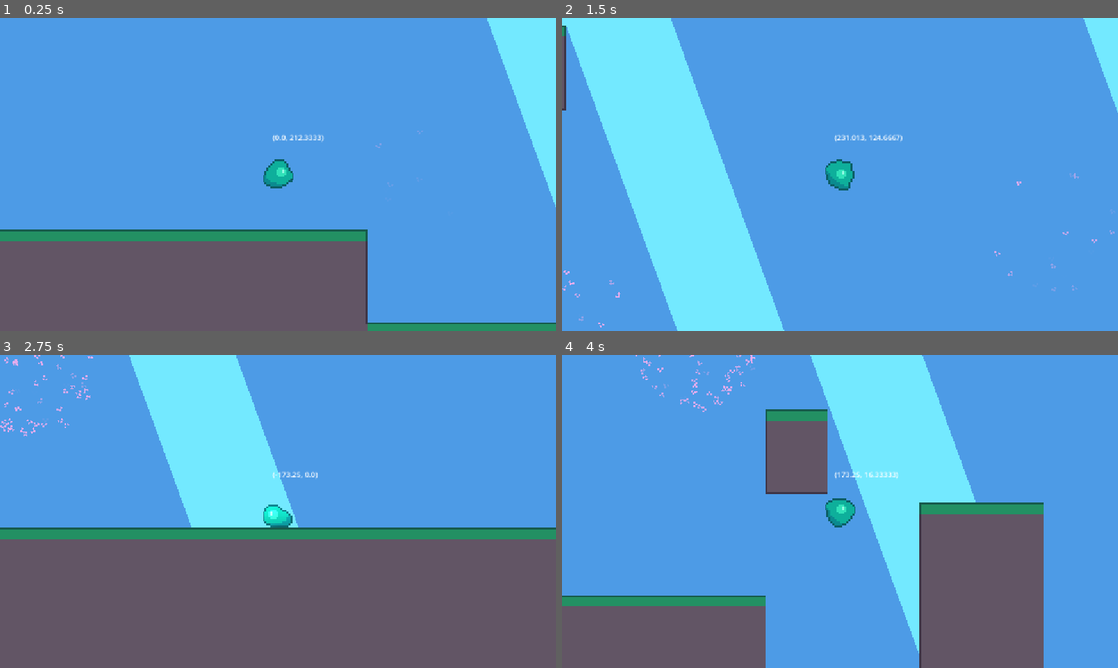
Above: before the commit, frames 1-4 (two rows, left to right).
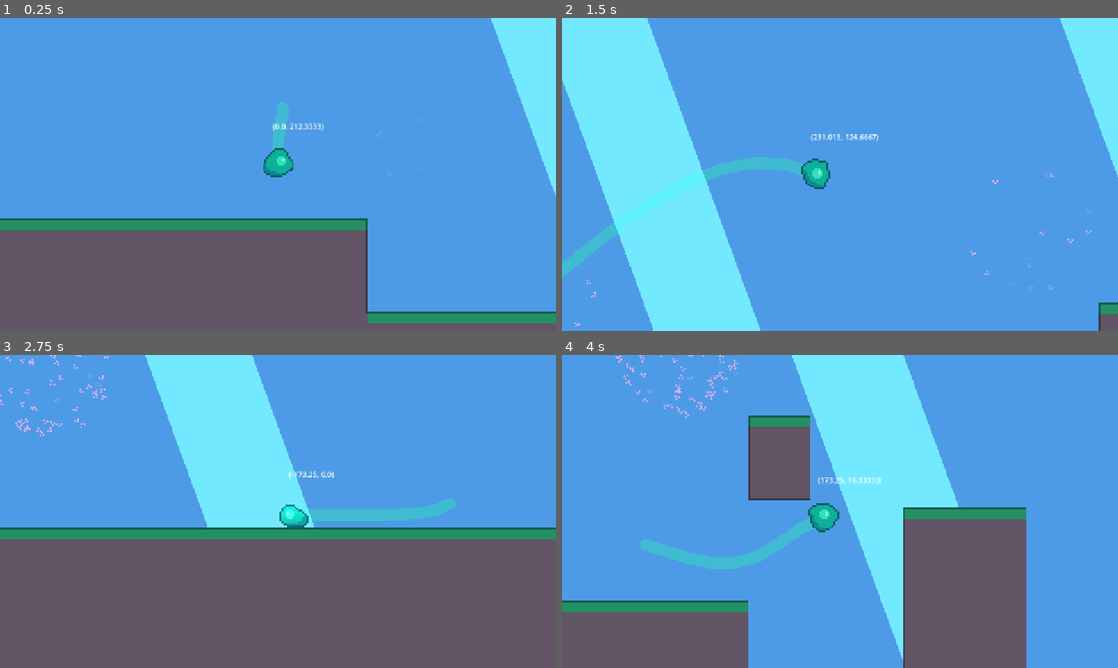
Above: after the commit, the same moments.

Repository: appellatebaton0/twolette
Game: Godot game, scene res://main.tscn
Same seed, same stepped clock (60 frames per second), same inputs: the game is played once before the commit and once after it.
Inputs:
- Up to frame 1 (0.25 s): no input
- Up to frame 2 (1.5 s): tap Enter at 0.5 s; hold D (Right) from 0.53 s (still down); tap W (Jump) at 0.77 s
- Up to frame 3 (2.75 s): tap W (Jump) at 1.52 s; release D (Right) at 2.03 s; hold A (Left) from 2.03 s (still down)
- Up to frame 4 (4 s): release A (Left) at 2.78 s; hold D (Right) from 2.78 s (still down); tap W (Jump) at 3.02, 3.77 s

The runs differ from the first frame. In frame 1, 8.4% of the frame differs, in the area x 0-100%, y 0-100%; in frame 2, 12%; in frame 3, 5.1%; in frame 4, 15%, in the area x 0-87%, y 0-100%.

Commit message:
Day 2
at school work

Diff:
--- a/main.tscn
+++ b/main.tscn
@@ -1,21 +1,41 @@
-[gd_scene load_steps=4 format=4 uid="uid://085gn2amoyh8"]
+[gd_scene load_steps=8 format=4 uid="uid://085gn2amoyh8"]
 
 [ext_resource type="PackedScene" uid="uid://cjaq5y7dlj10c" path="res://scene/player.tscn" id="1_0xm2m"]
+[ext_resource type="Script" uid="uid://dfvc7yahe4ime" path="res://script/main.gd" id="1_272bh"]
 [ext_resource type="PackedScene" uid="uid://b2k17ivlhkksm" path="res://scene/velocity_cloud.tscn" id="2_1bvp3"]
 [ext_resource type="TileSet" uid="uid://r1jccq8or4vo" path="res://asset/tileset.tres" id="2_h2yge"]
+[ext_resource type="Script" uid="uid://dr21akxfioqwx" path="res://script/camera.gd" id="3_1bvp3"]
+[ext_resource type="Script" uid="uid://hakclvnpo301" path="res://script/trail.gd" id="3_lquwl"]
+[ext_resource type="PackedScene" uid="uid://dhtbdt367q8jn" path="res://scene/particles/land.tscn" id="6_7mycd"]
 
 [node name="Main" type="Node2D"]
+script = ExtResource("1_272bh")
 
 [node name="TileMapLayer2" type="TileMapLayer" parent="."]
 texture_filter = 1
 tile_map_data = PackedByteArray("AADM/9L/AQAAAAQAAADM/9P/AQAAAAQAAADM/9T/AQAAAAQAAADM/9X/AQAAAAQAAADM/9b/AQAAAAQAAADM/9 …(112816 unchanged characters)…
 tile_set = ExtResource("2_h2yge")
 
+[node name="Trail" type="Line2D" parent="." node_paths=PackedStringArray("followee")]
+position = Vector2(-94, -69)
+points = PackedVector2Array(1, -20)
+width = 6.0
+default_color = Color(0.192157, 0.882353, 0.72549, 0.454902)
+joint_mode = 2
+end_cap_mode = 2
+script = ExtResource("3_lquwl")
+followee = NodePath("../Player")
+trail_segments = 8
+lerp_weight = 0.2
+
 [node name="Player" parent="." instance=ExtResource("1_0xm2m")]
 position = Vector2(-94, -69)
 
-[node name="Camera2D" type="Camera2D" parent="Player"]
+[node name="Camera2D" type="Camera2D" parent="." node_paths=PackedStringArray("player")]
+position = Vector2(-94, -69)
 zoom = Vector2(4, 4)
+script = ExtResource("3_1bvp3")
+player = NodePath("../Player")
 
 [node name="TileMapLayer" type="TileMapLayer" parent="."]
 texture_filter = 1
@@ -25,10 +45,11 @@
 [node name="VelocityCloud2" parent="." instance=ExtResource("2_1bvp3")]
 position = Vector2(237, -95)
 DELAY = 0.0
-velocity_multiplier = 1.05
+velocity_multiplier = 3.0
+max_velocity = Vector2(2000, 2000)
 
 [node name="VelocityCloud3" parent="." instance=ExtResource("2_1bvp3")]
-position = Vector2(169, -266)
+position = Vector2(155, -270)
 DELAY = 0.0
 velocity_multiplier = 1.05
 
@@ -47,3 +68,7 @@
 energy = 0.5
 shadow_enabled = true
 height = 0.4
+max_distance = 16384.0
+
+[node name="GPUParticles2D" parent="." instance=ExtResource("6_7mycd")]
+position = Vector2(64, 25)
--- /dev/null
+++ b/scene/particles/land.tscn
@@ -0,0 +1,42 @@
+[gd_scene load_steps=7 format=3 uid="uid://dhtbdt367q8jn"]
+
+[ext_resource type="Script" uid="uid://dotl2ogcek3l0" path="res://script/particle.gd" id="1_fndwk"]
+
+[sub_resource type="Gradient" id="Gradient_fndwk"]
+offsets = PackedFloat32Array(0)
+colors = PackedColorArray(0.192157, 0.882353, 0.72549, 0.454902)
+
+[sub_resource type="GradientTexture2D" id="GradientTexture2D_y78je"]
+gradient = SubResource("Gradient_fndwk")
+width = 2
+height = 2
+
+[sub_resource type="Curve" id="Curve_fndwk"]
+_data = [Vector2(0, 1), 0.0, 0.0, 0, 0, Vector2(0.810219, 1), 0.0, 0.0, 0, 0, Vector2(1, 0), 0.0, 0.0, 0, 0]
+point_count = 3
+
+[sub_resource type="CurveTexture" id="CurveTexture_y78je"]
+curve = SubResource("Curve_fndwk")
+
+[sub_resource type="ParticleProcessMaterial" id="ParticleProcessMaterial_8vbf3"]
+particle_flag_disable_z = true
+emission_shape = 3
+emission_box_extents = Vector3(8, 1, 1)
+direction = Vector3(0, -1, 0)
+initial_velocity_min = 2.0
+initial_velocity_max = 2.0
+gravity = Vector3(0, 4, 0)
+alpha_curve = SubResource("CurveTexture_y78je")
+collision_mode = 1
+collision_friction = 0.0
+collision_bounce = 1.0
+
+[node name="LandParticle" type="GPUParticles2D"]
+emitting = false
+texture = SubResource("GradientTexture2D_y78je")
+one_shot = true
+explosiveness = 0.99
+process_material = SubResource("ParticleProcessMaterial_8vbf3")
+script = ExtResource("1_fndwk")
+
+[connection signal="finished" from="." to="." method="_on_finished"]
--- /dev/null
+++ b/script/camera.gd
@@ -0,0 +1,23 @@
+extends Camera2D
+class_name Camera
+
+@export var player:Player
+
+# How fast the camera follows the player, 0 being not at all, 1 being instant.
+@export var follow_lerp:float = 0.1
+
+func get_follow_point() -> Vector2:
+
+	# Set the follow point to the player's position
+	var player_point:Vector2 = player.global_position
+
+	# Add the velocity with a dampener for some simple follow-ahead
+	player_point += player.velocity / 5
+
+	# Lerp between the current position and the player point.
+	var follow_point = lerp(global_position, player_point, follow_lerp)
+
+	return follow_point
+
+func _process(delta: float) -> void:
+	global_position = get_follow_point()
--- a/script/global.gd
+++ b/script/global.gd
@@ -2,3 +2,5 @@
 
 signal play_sfx(sfx:AudioStream)
 signal play_background_music(sfk:AudioStream)
+
+signal make_particle(particle:PackedScene, at:Vector2)
--- /dev/null
+++ b/script/main.gd
@@ -0,0 +1,13 @@
+extends Node2D
+class_name Main
+
+func _ready() -> void:
+	Global.make_particle.connect(_on_make_particle)
+
+func _on_make_particle(particle:PackedScene, at:Vector2):
+	var new:Particle = particle.instantiate()
+
+	new.emitting = true
+	add_child(new)
+
+	new.global_position = at
--- /dev/null
+++ b/script/particle.gd
@@ -0,0 +1,11 @@
+extends GPUParticles2D
+class_name Particle
+
+## If checked and the particle is one shot, this instance will queue free automatically on finishing.
+@export var free_once_done:bool = true
+
+
+
+func _on_finished() -> void:
+	if free_once_done:
+		queue_free()
--- a/script/player.gd
+++ b/script/player.gd
@@ -32,6 +32,13 @@
 
 # Animation and Collision
 @onready var anim:AnimatedSprite2D = $AnimatedSprite2D
+
+# For running once on an event
+var was_on_floor:bool = false
+
+## Particles
+
+@onready var land_particle:PackedScene = load("res://scene/particles/land.tscn")
 
 var active_collision:Node2D
 func set_active_collision(to:Node2D):
@@ -74,6 +81,14 @@
 	if not is_on_floor() and not is_in_velocity_cloud:
 		velocity += get_gravity() * delta
 
+	# Make landing particles
+	if not was_on_floor and is_on_floor():
+		Global.make_particle.emit(land_particle, global_position + Vector2(0, 8))
+	if is_on_floor():
+		was_on_floor = true
+	else:
+		was_on_floor = false
+
 	## Jumping
 
 	# Jump Buffering
@@ -87,6 +102,7 @@
 	if is_on_floor():
 		coyote_time = COYOTE_TIME
 		left_floor_buffer = LEFT_FLOOR_BUFFER
+
 
 	# Handle jump.
 	if jump_buffering > 0 and coyote_time > 0:
@@ -147,6 +163,7 @@
 		velocity.x = move_toward(velocity.x, 0, current_friction)
 
 	if velocity != Vector2.ZERO:
+		anim.flip_h = velocity.x < 0
 		if is_on_floor():
 			anim.play("walking", abs(velocity.x) / 100)
 			set_active_collision($WalkingCol)
@@ -154,10 +171,11 @@
 			anim.play("sliding", velocity.y / 80)
 			set_active_collision($SlideCol)
 			active_collision.position.x = match_sign(active_collision.position.x, -wall_side)
+			anim.flip_h = (wall_side + 1) / 2
 		else:
 			anim.play("midair", (velocity.x + velocity.y) / 160)
 			set_active_collision($MidAirCol)
-		anim.flip_h = velocity.x < 0
+
 	else:
 		set_active_collision($WalkingCol)
 		anim.play("idle")
--- /dev/null
+++ b/script/trail.gd
@@ -0,0 +1,30 @@
+extends Line2D
+
+@export var followee:Player
+
+@export var trail_segments:int = 2
+@export_range(0.0, 1.0, 0.05) var lerp_weight:float = 0.0
+
+var trail:Line2D
+
+func get_follow_point() -> Vector2:
+	return followee.active_collision.global_position
+
+func add_points(amount:int):
+	if amount <= 0:
+		return
+
+	add_point(Vector2(randi_range(-10,10), randi_range(-10,10)))
+
+	add_points(amount - 1)
+
+func _ready() -> void:
+	add_points(trail_segments)
+
+func _process(delta: float) -> void:
+	for i in get_point_count():
+		# print(to_local(followee.global_position))
+		if i == 0:
+			set_point_position(i, to_local(get_follow_point()))
+		else:
+			set_point_position(i, lerp(get_point_position(i), get_point_position(i - 1), lerp_weight))
--- /dev/null
+++ b/script/trail_segment.gd
@@ -0,0 +1,21 @@
+extends Line2D
+class_name TrailSegment
+
+var child_segment:TrailSegment
+
+# Set the 0th index to 0,0 on init, set the 1th index to given position
+
+func update_position(to:Vector2, lerp_weight:float):
+	set_point_position(1, to_local(to))
+	set_point_position(0, lerp(get_point_position(0), to_local(to), lerp_weight))
+
+	if child_segment != null:
+		child_segment.update_position(to_global(lerp(get_point_position(0), to_local(to), lerp_weight)), lerp_weight)
+
+func _ready() -> void:
+	var parent = get_parent()
+	if parent is TrailSegment:
+		parent.child_segment = self
+
+	add_point(Vector2.ZERO, 0)
+	add_point(Vector2.ZERO, 1)
Not shown, added: asset/pallete.png.import
Not shown, added: script/camera.gd.uid
Not shown, added: script/main.gd.uid
Not shown, added: script/particle.gd.uid
Not shown, added: script/trail.gd.uid
Not shown, added: script/trail_segment.gd.uid
